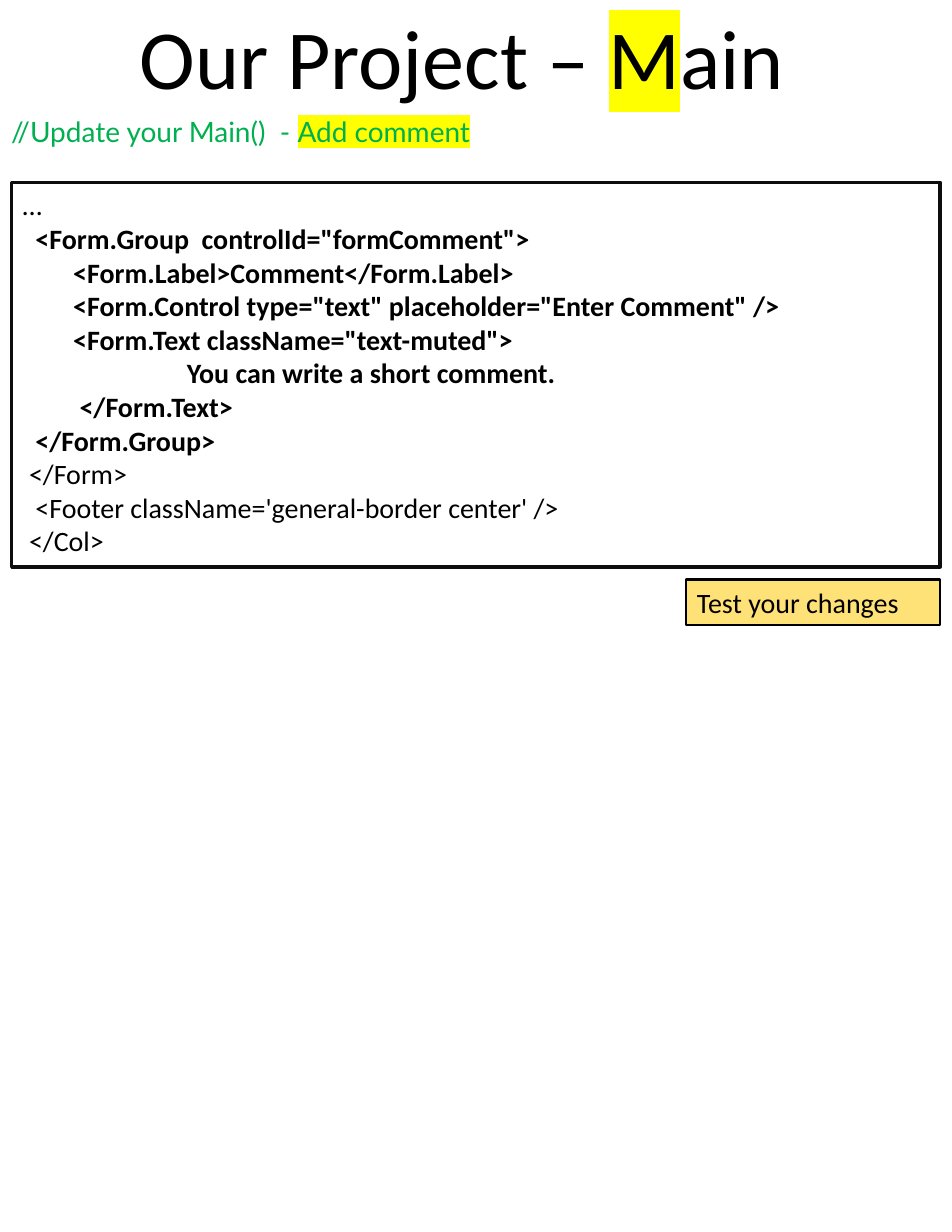
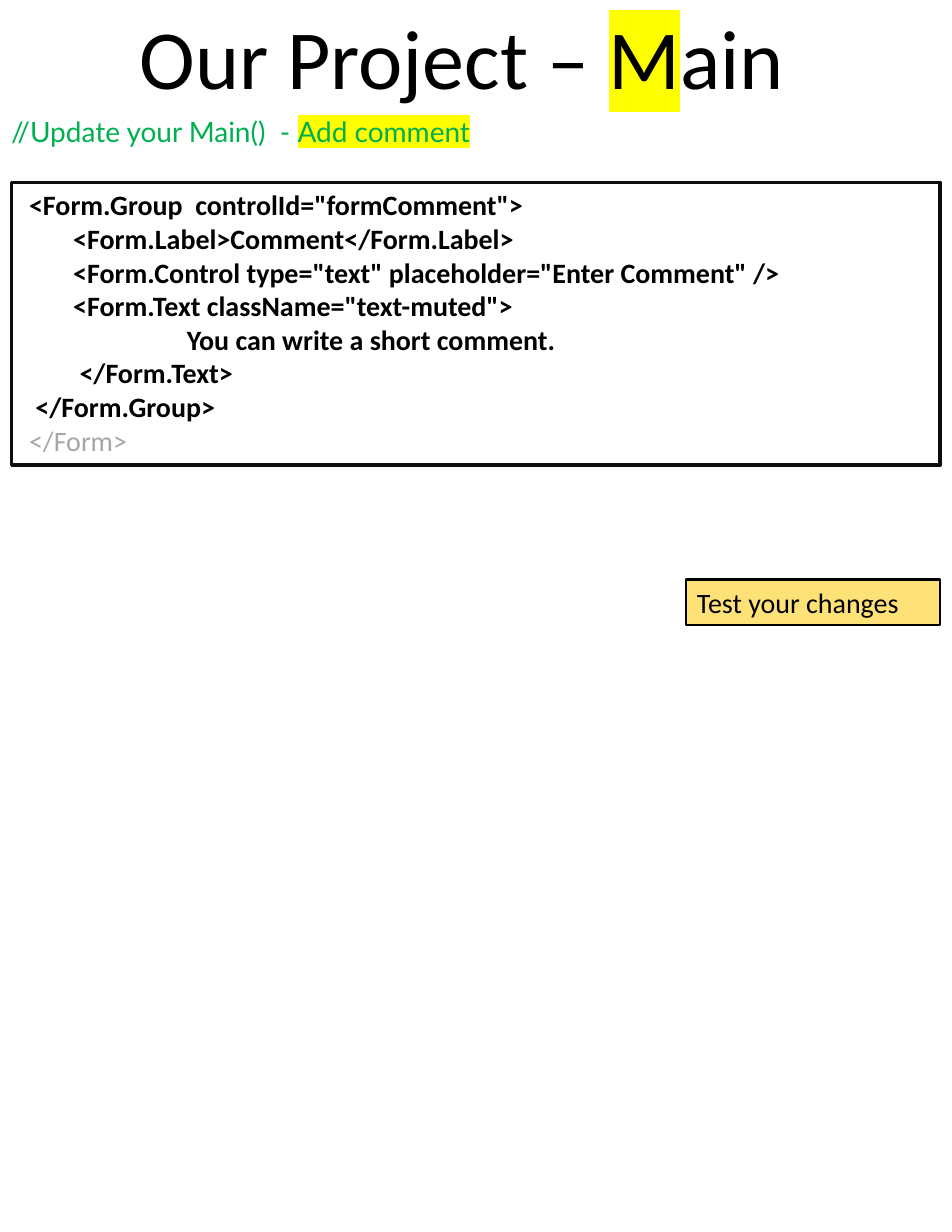
Before and after one commit to scorpion0511/mytracker, a slide deck: slide 34 of doc/React.pptx. Drawn at 952x1232 pixels with LibreOffice and Linux fonts; fonts in the diff are those of the drawing. Boxes give left, top, right and bottom in pixels: in the first picture for what was removed or moved away, otherwise in the second. Text is boxed around its words. In the diff, an @@ line names an element or a change of style, - is before the commit and + after.

```diff
--- a/doc/React.pptx
+++ b/doc/React.pptx
@@ text in rectangle at [11,183,940,465]: paragraph removed @@
-…
@@ rectangle "<Form.Group controlId="formComment">": place and size @@
-rectangle "<Form.Group controlId="formComment">" at [11,183,940,567]
+rectangle "<Form.Group controlId="formComment">" at [11,183,940,465]
@@ text in rectangle at [29,432,127,452]: text colour #000000 to #A6A6A6 in "</Form>" @@
@@ text in rectangle at [29,498,527,553]: paragraphs removed @@
-<Footer className='general-border center' />
-</Col>
```
Also in this commit, not shown: 13 other slides changed, 18 slides added, 2 slides removed.
